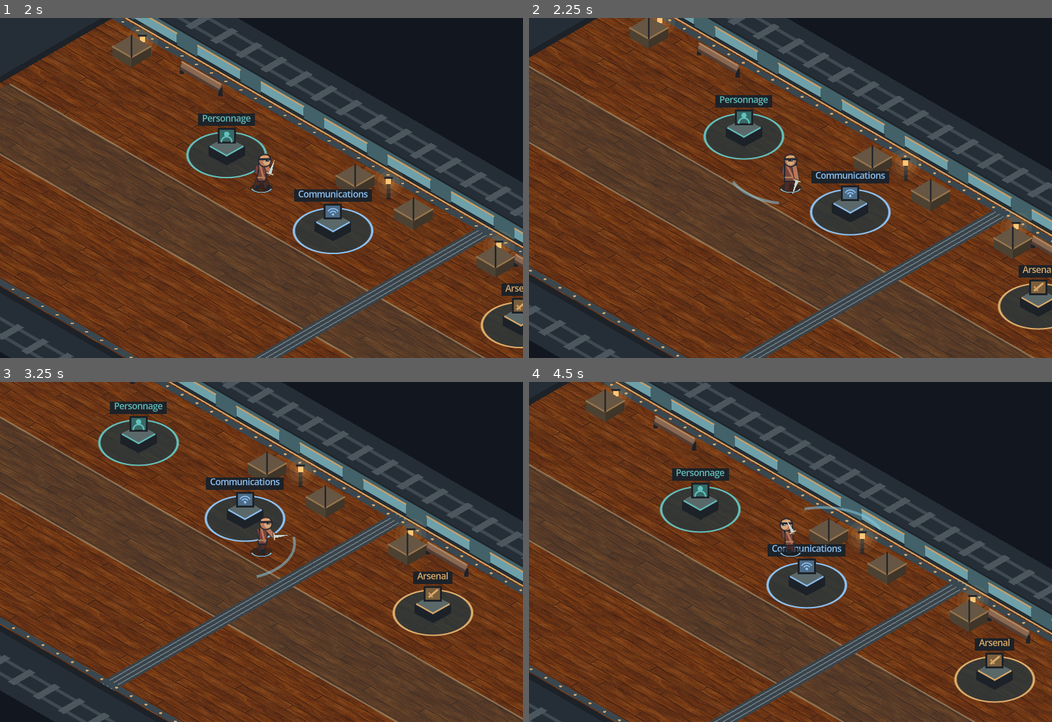
Above: before the commit, frames 1-4 (two rows, left to right).
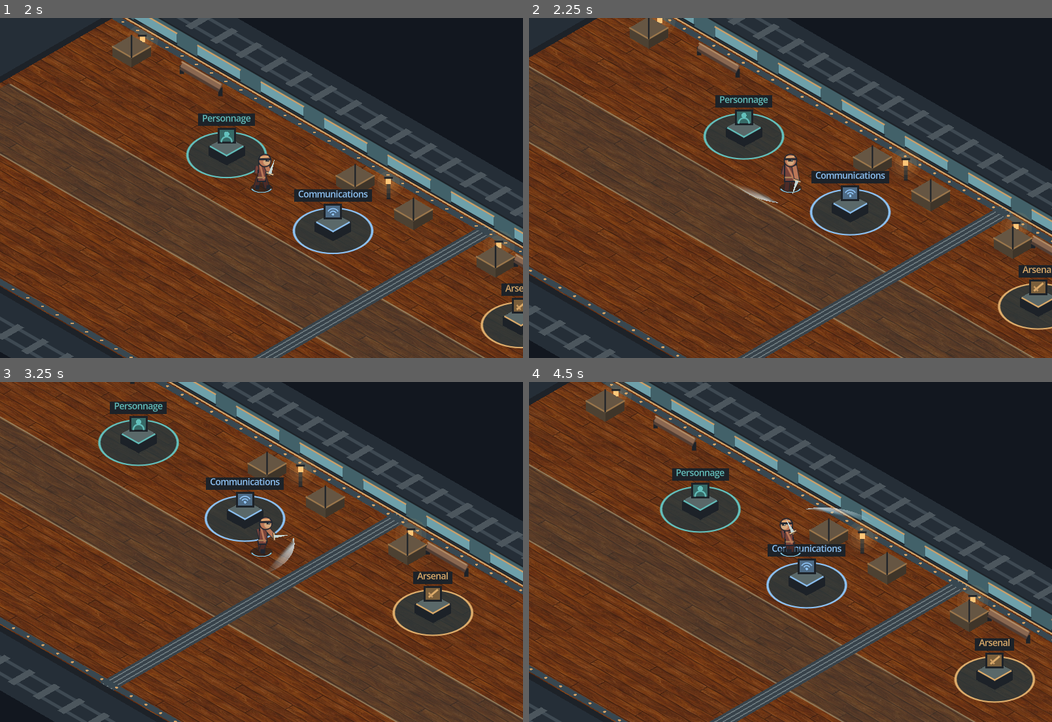
Above: after the commit, the same moments.

Repository: NicolasFerec/le-dernier-train
Game: Godot game, scene res://ui/main_menu.tscn
The game is run twice, just before and just after one commit, with the same random seed, the same clock (stepped at 60 frames per second) and the same inputs. Sound files missing from this copy of the repository are replaced by a short silence.
Inputs (mouse positions are in pixels of both pictures, inside the frame that each line leads up to):
- Up to frame 1 (2 s): click "Jouer" at 0.5 s; tap Enter (ui_accept) at 1.25, 1.52 s; move the mouse to (376, 171) at 1.27 s; hold D (move_right) from 1.28 s (still down); hold J (attack) from 1.28 s (still down); click (376, 171) at 1.42 s; tap K (heavy_attack) at 1.55 s
- Up to frame 2 (2.25 s): move the mouse to (685, 205) at 2.02 s; release D (move_right) at 2.03 s; release J (attack) at 2.03 s; hold S (move_down) from 2.03 s (still down); tap K (heavy_attack) at 2.1 s
- Up to frame 3 (3.25 s): tap Enter (ui_accept) at 2.27 s; tap J (attack) at 2.3 s; move the mouse to (313, 477) at 2.77 s; release S (move_down) at 2.78 s; hold D (move_right) from 2.78 s (still down); hold J (attack) from 2.78 s (still down); tap K (heavy_attack) at 3.05 s
- Up to frame 4 (4.5 s): move the mouse to (764, 620) at 3.52 s; release D (move_right) at 3.53 s; release J (attack) at 3.53 s; hold W (move_up) 3.53-4.28 s; tap Space (dodge) at 3.6 s; click (764, 620) at 3.67 s; tap Enter (ui_accept) at 3.77 s; tap J (attack) at 3.8 s; move the mouse to (947, 603) at 4.27 s; hold A (move_left) from 4.28 s (still down); hold K (heavy_attack) from 4.28 s (still down)

Frame 1 is identical in both runs. In frame 2, 0.2% of the frame differs, in the area x 38-48%, y 47-55%; in frame 3, 0.2%, in the area x 49-57%, y 45-58%; in frame 4, 0.2%.

Commit message:
Add tapered strike trails and shorten light reach

Diff:
--- a/player/character_visual.gd
+++ b/player/character_visual.gd
@@ -177,15 +177,26 @@
 
 
 func _draw_swing(attack: float, color: Color, start_angle: float, edge: float) -> void:
-	var points := PackedVector2Array()
 	var origin := Isometric.GROUND * Vector2(actor.attack_origin - actor.render_position) + Vector2(0, -13)
-	if not actor.heavy_attack:
-		var inner: Vector2 = Vector2.from_angle(start_angle) * actor.reach * 0.30
-		var tip: Vector2 = Vector2.from_angle(edge) * actor.reach
-		draw_line(origin + Isometric.GROUND * inner, origin + Isometric.GROUND * tip,
-			Color(color, 0.8 * sin(PI * attack)), 2.0, true)
-		return
-	for index in range(16):
-		var ray := Vector2.from_angle(lerpf(minf(start_angle, edge + 1.6), edge, index / 15.0))
-		points.append(origin + Isometric.GROUND * (ray * actor.reach))
-	draw_polyline(points, Color(color, 0.55 * sin(PI * attack)), 4, true)
+	var reach: float = actor.swing_reach()
+	var trail_angle := move_toward(edge, start_angle, 1.25)
+	var opacity := sin(PI * attack)
+	var width := 15.0 if actor.heavy_attack else 9.0
+	var outer := PackedVector2Array()
+	var inner := PackedVector2Array()
+	var outer_colors := PackedColorArray()
+	var inner_colors := PackedColorArray()
+	for index in range(14):
+		var along := index / 13.0
+		var ray := Vector2.from_angle(lerpf(trail_angle, edge, along))
+		var taper := maxf(0.025, sin(PI * along))
+		outer.append(origin + Isometric.GROUND * (ray * reach))
+		inner.append(origin + Isometric.GROUND * (ray * (reach - width * taper)))
+		outer_colors.append(Color(color.lerp(Color.WHITE, 0.72), opacity * along))
+		inner_colors.append(Color(color, opacity * along * 0.12))
+	inner.reverse()
+	inner_colors.reverse()
+	outer.append_array(inner)
+	outer_colors.append_array(inner_colors)
+	if not is_equal_approx(trail_angle, edge):
+		draw_polygon(outer, outer_colors)
--- a/player/player.gd
+++ b/player/player.gd
@@ -69,11 +69,16 @@
 	return lerpf(half_angle, -half_angle, progress)
 
 
+func swing_reach() -> float:
+	return reach if heavy_attack else reach * 0.93
+
+
 func swept_hit(target: Variant, point: Vector2, previous: float, padding := 0.0) -> bool:
 	if attack_hits.has(target):
 		return false
 	var offset := point - attack_origin
-	if offset.length_squared() > (reach + (padding if heavy_attack else 16.0)) ** 2:
+	var distance := swing_reach()
+	if offset.length_squared() > (distance + (padding if heavy_attack else 16.0)) ** 2:
 		return false
 	var angle := attack_direction.angle_to(offset)
 	var start := swing_offset(previous)
@@ -84,7 +89,7 @@
 			return false
 	else:
 		var ray := attack_direction.rotated(closest_angle)
-		var closest_point := ray * clampf(offset.dot(ray), 0.0, reach)
+		var closest_point := ray * clampf(offset.dot(ray), 0.0, distance)
 		if offset.distance_squared_to(closest_point) > 16.0 ** 2:
 			return false
 	attack_hits[target] = true
